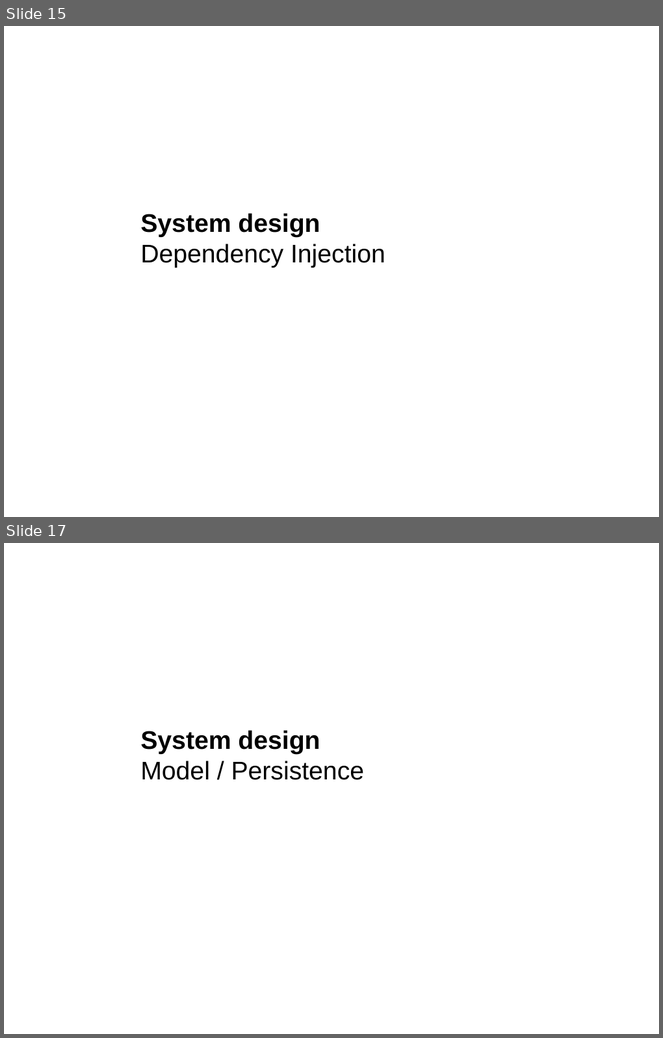
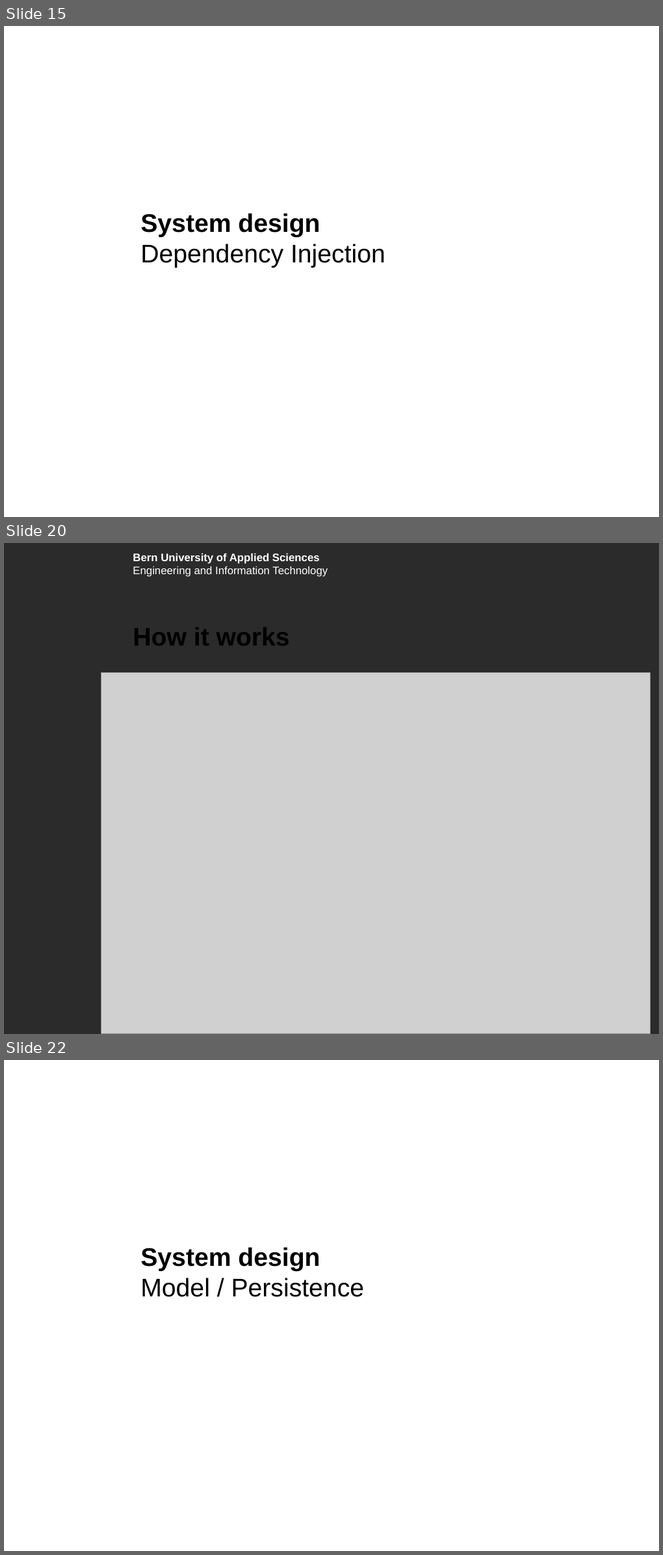
Before and after one commit to boskoop/comet-pinball, a slide deck: doc/presentation/presentation.pptx. Shown one above the other, each under a label of ours: slides 15 and 17 before the commit, slides 15, 20 and 22 after it; the slides between them are not shown. The pictures are 663x1038 and 663x1555 pixels, drawn with LibreOffice and Linux fonts; fonts in the diff are those of the drawing; grey boxes stand for pictures; background and template pictures are left out; a plain dark background stands for a picture behind light text. Boxes give left, top, right and bottom in pixels: in the first picture for what was removed or moved away, otherwise in the second. Text is boxed around its words. In the diff, an @@ line names an element or a change of style, - is before the commit and + after.

Commit message:
updated presentation

```diff
--- a/doc/presentation/presentation.pptx
+++ b/doc/presentation/presentation.pptx
@@ slide 20 added at bbox=[4, 543, 659, 1034], background picture (left out) @@
@@ text added at bbox=[133, 553, 328, 577], 12 pt, text #FFFFFF @@
+Bern University of Applied Sciences
+Engineering and Information Technology
@@ title added at bbox=[133, 627, 290, 646], 28 pt, text #000000, bold @@
+How it works
@@ picture added at bbox=[101, 673, 650, 1034] @@
@@ picture added at bbox=[130, 673, 558, 995] @@
@@ what was slide 17 is now slide 22 @@
```
Also in this commit, not shown: 1 slide changed, 4 other slides added, 2 other files.
